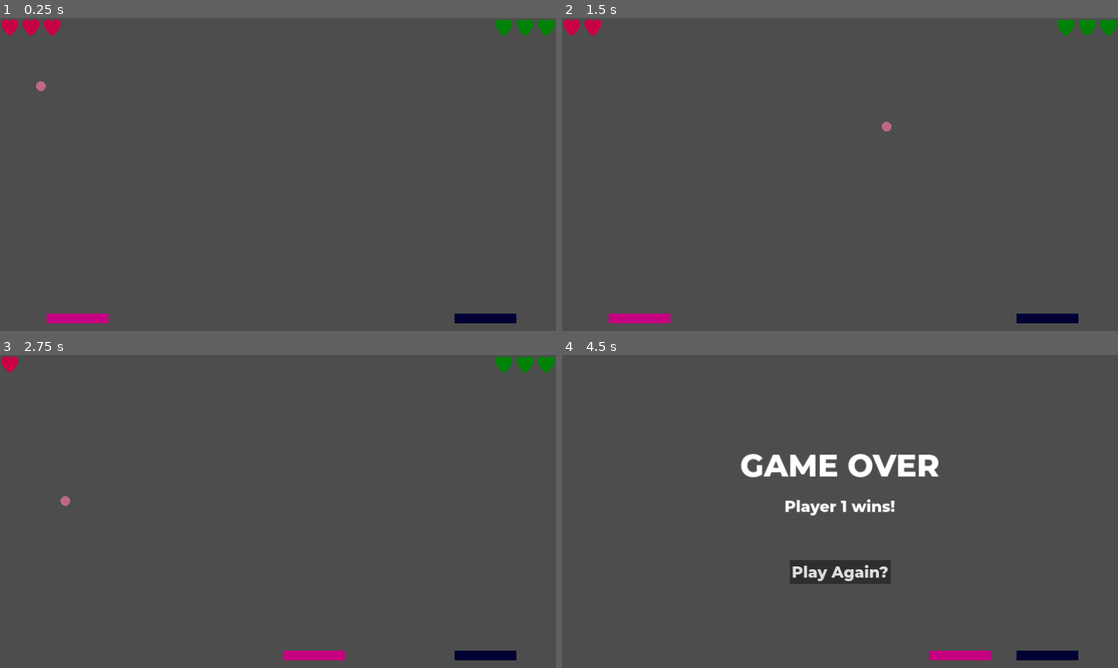
Above: before the commit, frames 1-4 (two rows, left to right).
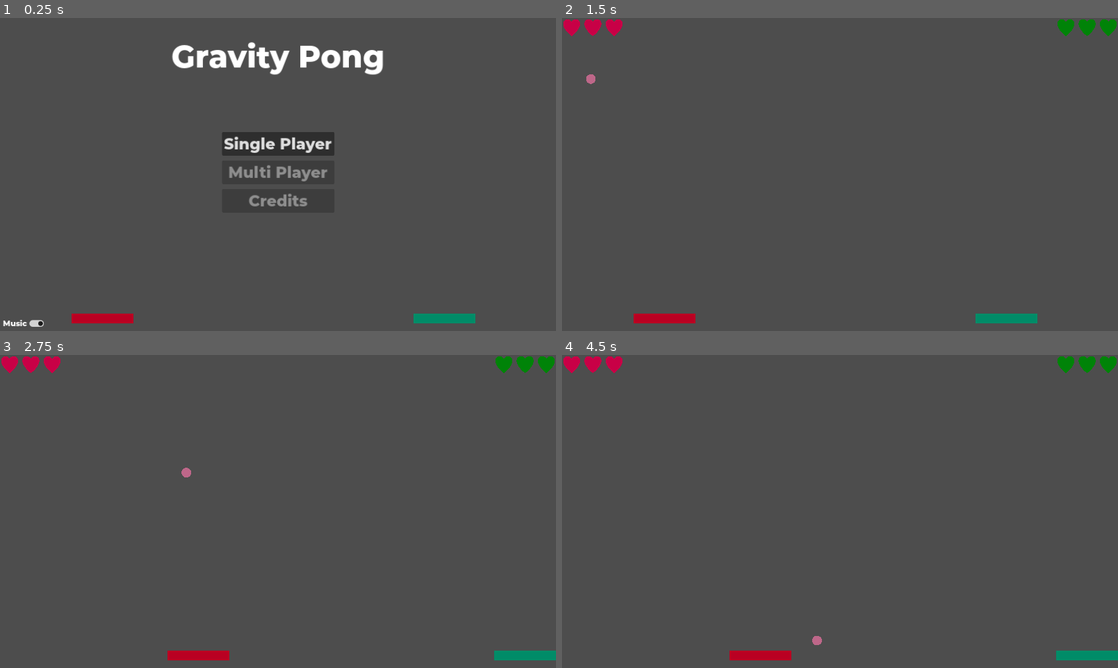
Above: after the commit, the same moments.

Repository: antoniskalou/GravityPong
Game: Godot game, scene res://src/main.tscn
Same seed, same stepped clock (60 frames per second), same inputs: the game is played once before the commit and once after it.
Inputs (mouse positions are in pixels of both pictures, inside the frame that each line leads up to):
- Up to frame 1 (0.25 s): no input
- Up to frame 2 (1.5 s): click (584, 324) at 0.5 s, where only the run after the commit has a clickable "Music"; click (840, 143) at 1.25 s, where only the run after the commit has a clickable "Single Player"
- Up to frame 3 (2.75 s): hold D (move_right) from 2.03 s (still down)
- Up to frame 4 (4.5 s): release D (move_right) at 2.78 s; hold A (move_left) 2.78-3.53 s; hold D (move_right) from 3.53 s (still down)

The runs differ from the first frame. In frame 1, 5.4% of the frame differs, in the area x 0-100%, y 0-99%; in frame 2, 1.3%; in frame 3, 1.6%; in frame 4, 5.3%.

Commit message:
Add main menu

Diff:
--- a/src/health_bar.gd
+++ b/src/health_bar.gd
@@ -12,16 +12,15 @@
 func _set_lives(new_lives: int) -> void:
 	lives = new_lives
 	var life_delta = get_child_count() - lives
-	if life_delta < 0: # add hearts
-		for i in range(0, abs(life_delta)):
+	for i in range(0, abs(life_delta)):
+		if life_delta < 0: # add hearts
 			var texture = TextureRect.new()
 			texture.expand_mode = TextureRect.EXPAND_FIT_WIDTH_PROPORTIONAL
 			texture.stretch_mode = TextureRect.STRETCH_KEEP_ASPECT
 			texture.modulate = heartColor
 			texture.texture = heartTexture
 			add_child(texture)
-	elif life_delta > 0: # remove hearts
-		for i in range(0, life_delta):
+		elif life_delta > 0: # remove hearts
 			remove_first_child(self)
 
 
--- a/src/hud.gd
+++ b/src/hud.gd
@@ -1,18 +1,29 @@
 extends CanvasLayer
 
 
-signal start_game
+signal start_single_player
+signal start_multi_player
+signal restart_game
+
+
+func main_menu() -> void:
+	$MainMenu.show()
+	$GameOver.hide()
+	$Play.hide()
 
 
 func game_start() -> void:
+	$MainMenu.hide()
 	$GameOver.hide()
 	$Play.show()
 
 
-func game_over(winner: String) -> void:
+func game_over(winner: String, color: Color) -> void:
+	$MainMenu.hide()
 	$GameOver.show()
 	$Play.hide()
 	$GameOver/Winner.text = winner + " wins!"
+	$GameOver/Winner.modulate = color
 
 
 func player_1_set_lives(lives: int) -> void:
@@ -23,6 +34,19 @@
 	$Play/HealthBar2.lives = lives
 
 
+func _on_play_again_pressed() -> void:
+	restart_game.emit()
 
-func _on_play_again_pressed() -> void:
-	start_game.emit()
+
+func _on_single_player_pressed() -> void:
+	start_single_player.emit()
+
+
+func _on_multi_player_pressed() -> void:
+	start_multi_player.emit()
+
+
+func _on_main_menu_pressed() -> void:
+	# for now its fine to return to main menu, the game state will remain valid
+	# and when Single/Multi Player is clicked, the game state will be reset
+	main_menu()
--- a/src/hud.tscn
+++ b/src/hud.tscn
@@ -7,6 +7,72 @@
 
 [node name="HUD" type="CanvasLayer"]
 script = ExtResource("1_niwif")
+
+[node name="MainMenu" type="CanvasLayer" parent="."]
+visible = false
+
+[node name="GameTitle" type="Label" parent="MainMenu"]
+anchors_preset = 8
+anchor_left = 0.5
+anchor_top = 0.5
+anchor_right = 0.5
+anchor_bottom = 0.5
+offset_left = -221.5
+offset_top = -284.0
+offset_right = 221.5
+offset_bottom = -202.0
+grow_horizontal = 2
+grow_vertical = 2
+theme = ExtResource("2_dbnox")
+theme_override_font_sizes/font_size = 64
+text = "Gravity Pong"
+
+[node name="Options" type="VBoxContainer" parent="MainMenu"]
+anchors_preset = 8
+anchor_left = 0.5
+anchor_top = 0.5
+anchor_right = 0.5
+anchor_bottom = 0.5
+offset_left = -116.5
+offset_top = -87.0
+offset_right = 116.5
+offset_bottom = 77.0
+grow_horizontal = 2
+grow_vertical = 2
+theme = ExtResource("2_dbnox")
+theme_override_constants/separation = 10
+
+[node name="SinglePlayer" type="Button" parent="MainMenu/Options"]
+layout_mode = 2
+theme = ExtResource("2_dbnox")
+theme_override_font_sizes/font_size = 32
+text = "Single Player"
+
+[node name="MultiPlayer" type="Button" parent="MainMenu/Options"]
+layout_mode = 2
+theme = ExtResource("2_dbnox")
+theme_override_font_sizes/font_size = 32
+disabled = true
+text = "Multi Player"
+
+[node name="Credits" type="Button" parent="MainMenu/Options"]
+layout_mode = 2
+theme = ExtResource("2_dbnox")
+theme_override_font_sizes/font_size = 32
+disabled = true
+text = "Credits"
+
+[node name="MusicToggle" type="CheckButton" parent="MainMenu"]
+anchors_preset = 2
+anchor_top = 1.0
+anchor_bottom = 1.0
+offset_top = -31.0
+offset_right = 94.0
+grow_vertical = 0
+theme = ExtResource("2_dbnox")
+theme_override_font_sizes/font_size = 16
+button_pressed = true
+text = "Music"
 
 [node name="GameOver" type="CanvasLayer" parent="."]
 
@@ -43,21 +109,31 @@
 text = "Player N Wins"
 horizontal_alignment = 1
 
-[node name="PlayAgain" type="Button" parent="GameOver"]
+[node name="Options" type="VBoxContainer" parent="GameOver"]
 anchors_preset = 8
 anchor_left = 0.5
 anchor_top = 0.5
 anchor_right = 0.5
 anchor_bottom = 0.5
-offset_left = -104.5
-offset_top = 101.0
-offset_right = 104.5
-offset_bottom = 149.0
+offset_left = -104.0
+offset_top = 48.0
+offset_right = 105.0
+offset_bottom = 154.0
 grow_horizontal = 2
 grow_vertical = 2
+theme_override_constants/separation = 10
+
+[node name="PlayAgain" type="Button" parent="GameOver/Options"]
+layout_mode = 2
 theme = ExtResource("2_dbnox")
 theme_override_font_sizes/font_size = 32
 text = "Play Again?"
+
+[node name="MainMenu" type="Button" parent="GameOver/Options"]
+layout_mode = 2
+theme = ExtResource("2_dbnox")
+theme_override_font_sizes/font_size = 32
+text = "Main Menu"
 
 [node name="Play" type="CanvasLayer" parent="."]
 
@@ -79,6 +155,8 @@
 script = ExtResource("3_adgsp")
 heartTexture = ExtResource("1_4fp27")
 heartColor = Color(0, 0.513726, 0.0313726, 1)
-lives = null
 
-[connection signal="pressed" from="GameOver/PlayAgain" to="." method="_on_play_again_pressed"]
+[connection signal="pressed" from="MainMenu/Options/SinglePlayer" to="." method="_on_single_player_pressed"]
+[connection signal="pressed" from="MainMenu/Options/MultiPlayer" to="." method="_on_multi_player_pressed"]
+[connection signal="pressed" from="GameOver/Options/PlayAgain" to="." method="_on_play_again_pressed"]
+[connection signal="pressed" from="GameOver/Options/MainMenu" to="." method="_on_main_menu_pressed"]
--- a/src/main.gd
+++ b/src/main.gd
@@ -18,8 +18,11 @@
 
 
 func game_over():
-	var winner = 'Player 1' if current_player == player_1 else 'Player 2'
-	$HUD.game_over(winner)
+	# winner is the one that isn't playing, since the loser (current_player)
+	# would have made the losing shot
+	var winner = next_player(current_player)
+	var winner_name = 'Player 1' if winner == player_1 else 'Player 2'
+	$HUD.game_over(winner_name, winner.modulate)
 
 
 func player_loose_life(player: CharacterBody2D) -> int:
@@ -42,7 +45,7 @@
 func _ready() -> void:
 	for p in players:
 		p.connect("paddle_hit", _on_paddle_hit)
-	game_start()
+	$HUD.main_menu()
 
 
 func _on_paddle_hit(paddle: CharacterBody2D) -> void:
@@ -69,5 +72,9 @@
 		$BallSpawner.spawn_randomly()
 
 
-func _on_hud_start_game() -> void:
+func _on_hud_restart_game() -> void:
 	game_start()
+
+
+func _on_hud_start_single_player() -> void:
+	game_start()
--- a/src/main.tscn
+++ b/src/main.tscn
@@ -63,17 +63,19 @@
 shape = SubResource("RectangleShape2D_o5lbo")
 
 [node name="Player1" parent="." instance=ExtResource("1_58283")]
-position = Vector2(160, 622)
+modulate = Color(0.729412, 0, 0.133333, 1)
+position = Vector2(213, 622)
 platform_floor_layers = 4294967292
 platform_wall_layers = 4
 movement_enabled = false
 
 [node name="Player2" parent="." instance=ExtResource("1_58283")]
-modulate = Color(0, 0.533333, 0.396078, 1)
-position = Vector2(1006, 622)
+modulate = Color(3.99485e-06, 0.547122, 0.40665, 1)
+position = Vector2(921, 622)
 movement_enabled = false
 
 [node name="HUD" parent="." instance=ExtResource("4_3i5ar")]
 
 [connection signal="body_entered" from="BelowFloorDetector" to="." method="_on_ball_left_scene"]
-[connection signal="start_game" from="HUD" to="." method="_on_hud_start_game"]
+[connection signal="restart_game" from="HUD" to="." method="_on_hud_restart_game"]
+[connection signal="start_single_player" from="HUD" to="." method="_on_hud_start_single_player"]
--- a/src/paddle.tscn
+++ b/src/paddle.tscn
@@ -17,7 +17,6 @@
 script = ExtResource("1_20rhy")
 
 [node name="MeshInstance2D" type="MeshInstance2D" parent="."]
-modulate = Color(0.776471, 0, 0.501961, 1)
 mesh = SubResource("QuadMesh_nrv84")
 
 [node name="BallHitDetector" type="Area2D" parent="."]
